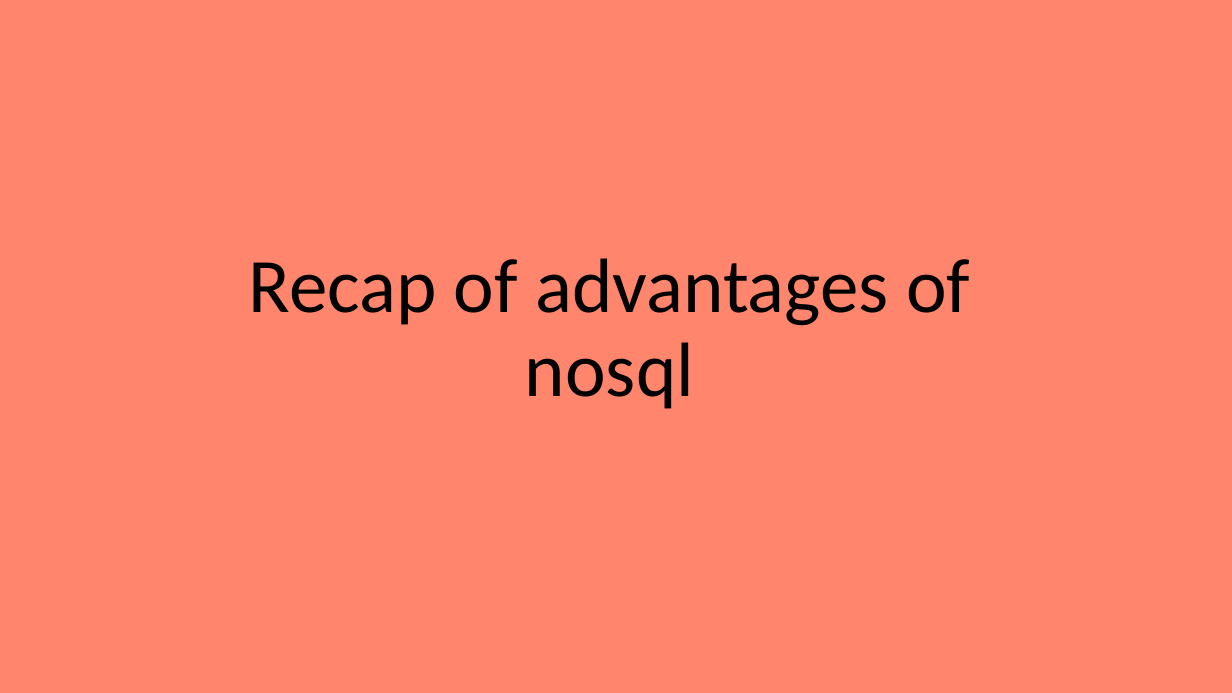
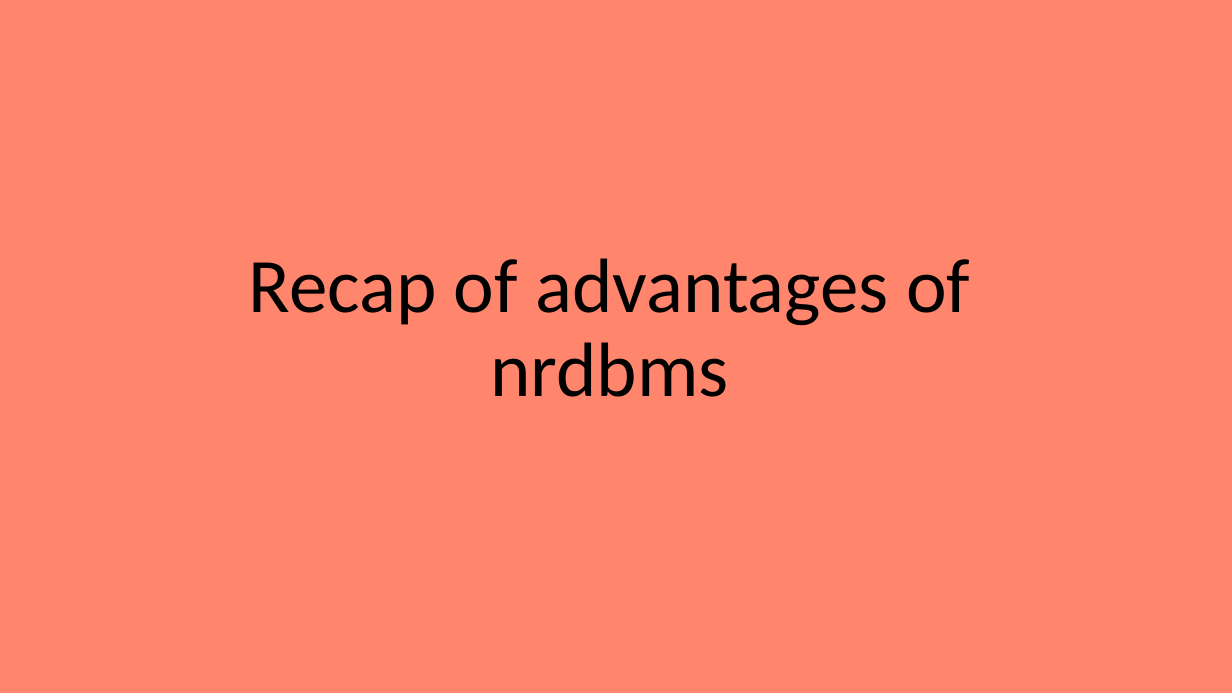
Before and after one commit to EmanueleCitarella/presentationAS, a slide deck: slide 29 of Sql vs NoSql.pptx (slide 28 before the commit). Drawn at 1232x693 pixels with LibreOffice and Linux fonts; fonts in the diff are those of the drawing. Boxes give left, top, right and bottom in pixels: in the first picture for what was removed or moved away, otherwise in the second. Text is boxed around its words. In the diff, an @@ line names an element or a change of style, - is before the commit and + after.

```diff
--- a/Sql vs NoSql.pptx
+++ b/Sql vs NoSql.pptx
@@ title at <box>249,258,970,397</box>: text changed @@
-Recap of advantages of nosql
+Recap of advantages of nrdbms
```
Also in this commit, not shown: 4 other slides changed, 2 slides added, 1 slide removed, 1 other file.
